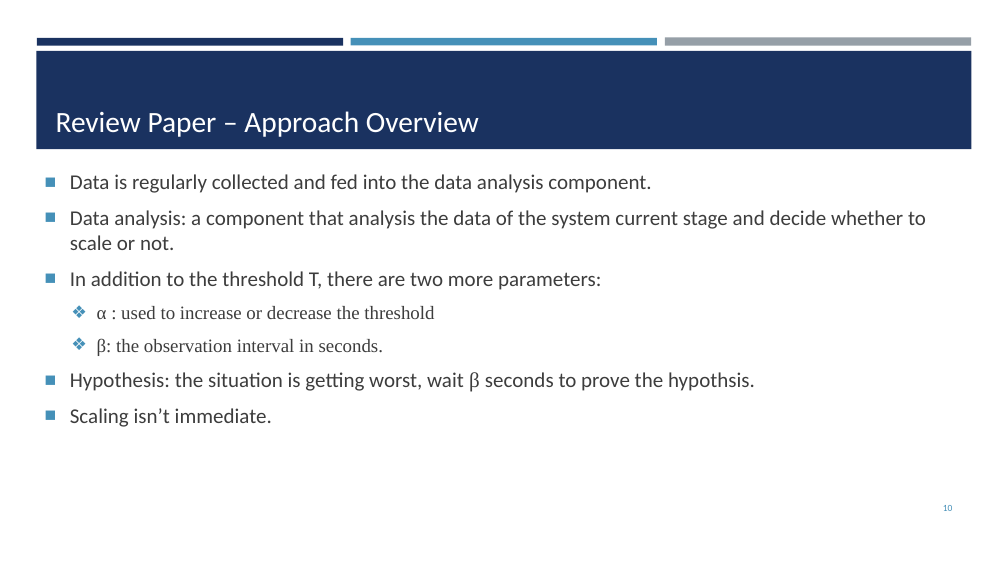
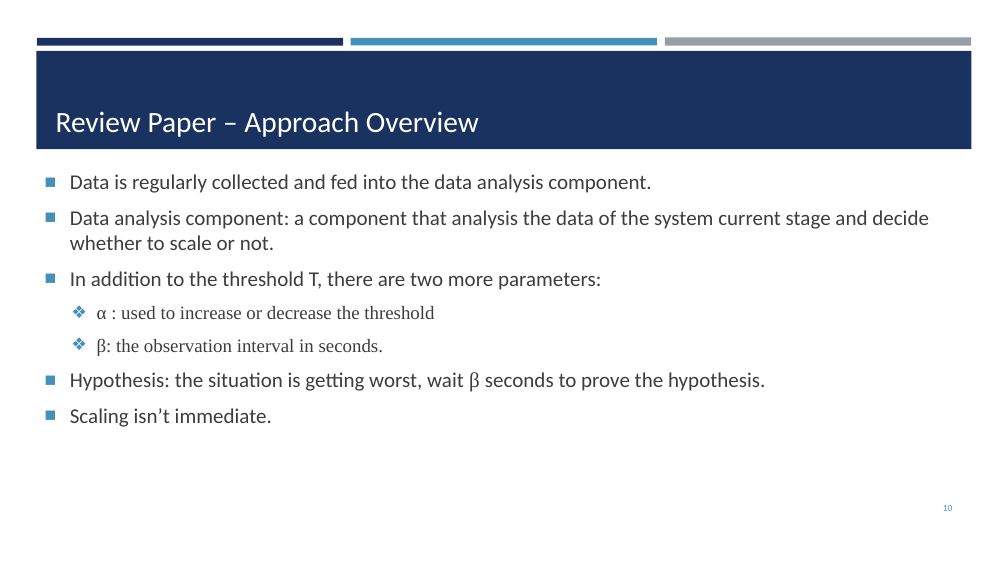
Before and after one commit to Rahma-ra1001782/Rahma-ra1001782-hw, a slide deck: slide 10 of Review/G3-Review Paper & Presentation - Final Version/G3 - Review Paper Presentation.pptx. Drawn at 1008x567 pixels with LibreOffice and Linux fonts; fonts in the diff are those of the drawing. Boxes give left, top, right and bottom in pixels: in the first picture for what was removed or moved away, otherwise in the second. Text is boxed around its words. In the diff, an @@ line names an element or a change of style, - is before the commit and + after.

```diff
--- a/Review/G3-Review Paper & Presentation - Final Version/G3 - Review Paper Presentation.pptx
+++ b/Review/G3-Review Paper & Presentation - Final Version/G3 - Review Paper Presentation.pptx
@@ text at (70,210,929,250): text changed @@
-■ Data analysis: a component that analysis the data of the system current stage and decide whether to scale or not.
+■ Data analysis component: a component that analysis the data of the system current stage and decide whether to scale or not.
@@ text at (70,372,765,392): text changed @@
-■ Hypothesis: the situation is getting worst, wait β seconds to prove the hypothsis.
+■ Hypothesis: the situation is getting worst, wait β seconds to prove the hypothesis.
```
Also in this commit, not shown: 15 other slides changed, 1 slide added, 9 slides removed.
